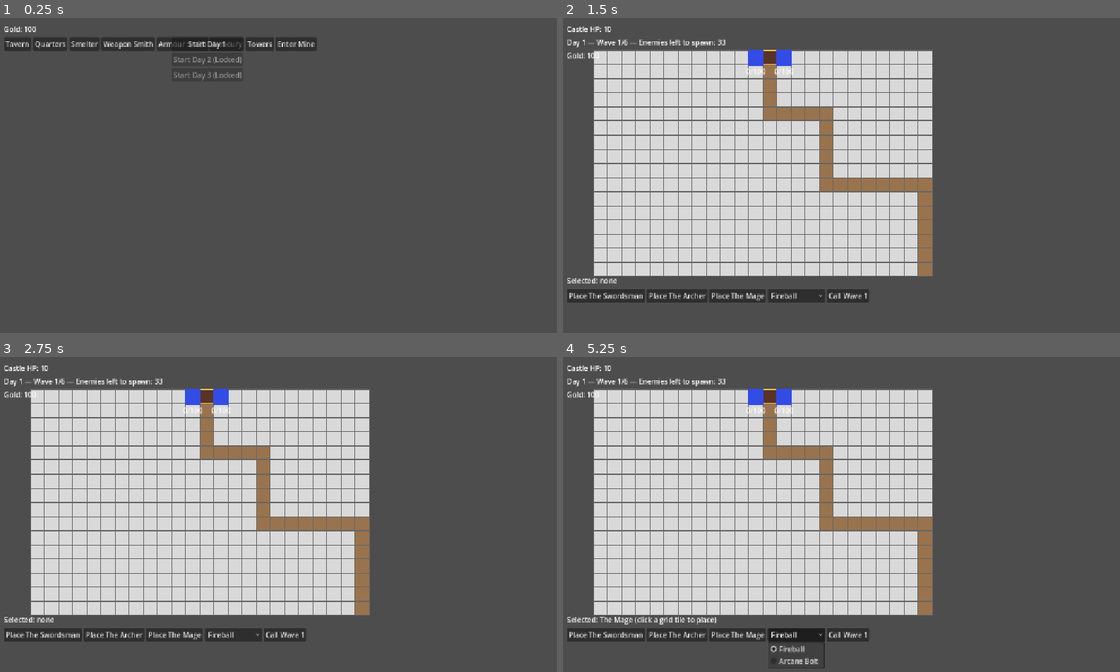
Above: before the commit, frames 1-4 (two rows, left to right).
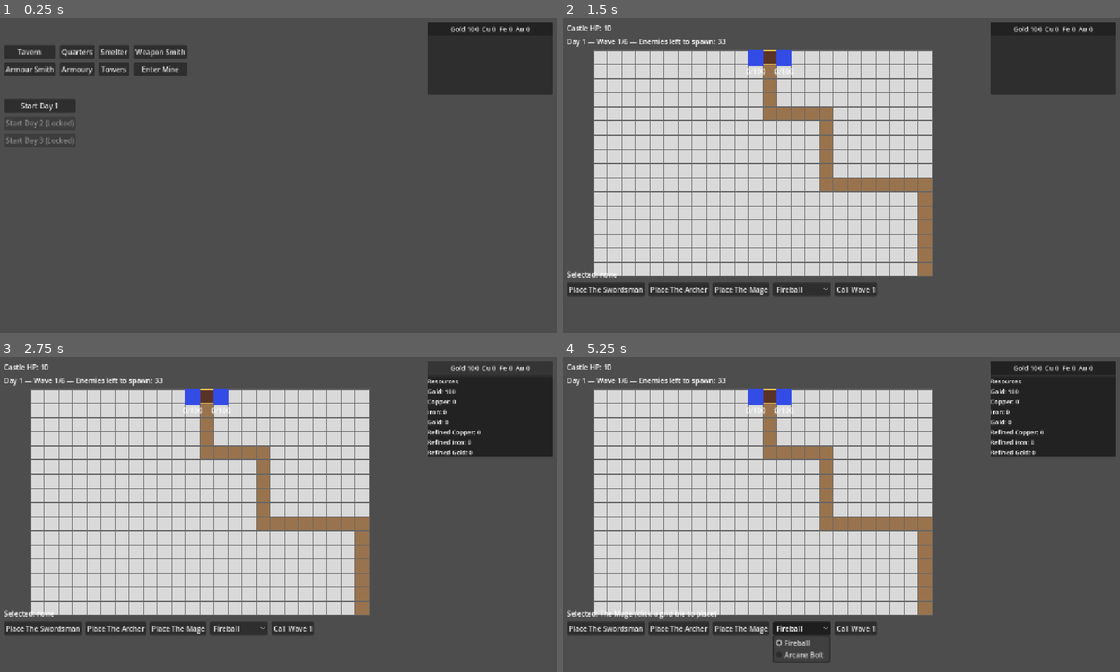
Above: after the commit, the same moments.

Repository: qzak/td-m3-game
Game: Godot game, scene res://scenes/castle/castle.tscn
Same seed, same stepped clock (60 frames per second), same inputs: the game is played once before the commit and once after it.
Inputs (mouse positions are in pixels of both pictures, inside the frame that each line leads up to):
- Up to frame 1 (0.25 s): no input
- Up to frame 2 (1.5 s): click (1053, 27) at 0.5 s, where only the run after the commit has a clickable "Gold 100 Cu 0 Fe 0 Au 0"; click "Start Day 1" at 1.25 s
- Up to frame 3 (2.75 s): click (490, 366) at 2 s, where only the run after the commit has a clickable "Gold 100 Cu 0 Fe 0 Au 0"
- Up to frame 4 (5.25 s): click "Place The Swordsman" at 2.75 s; click "Place The Archer" at 3.5 s; click "Place The Mage" at 4.25 s; click "Fireball" at 5 s

The runs differ from the first frame. In frame 1, 9.1% of the frame differs, in the area x 0-100%, y 1-41%; in frame 2, 8.1%; in frame 3, 8.8%; in frame 4, 10%, in the area x 0-100%, y 1-99%.

Commit message:
clean up hud and ui elements

Diff:
--- a/scenes/castle/castle.tscn
+++ b/scenes/castle/castle.tscn
@@ -8,6 +8,7 @@
 [ext_resource type="PackedScene" path="res://scenes/castle/buildings/armour_smith.tscn" id="6"]
 [ext_resource type="PackedScene" path="res://scenes/castle/buildings/armoury.tscn" id="7"]
 [ext_resource type="PackedScene" path="res://scenes/castle/buildings/towers.tscn" id="8"]
+[ext_resource type="PackedScene" path="res://scenes/ui/resource_hud.tscn" id="9"]
 
 [node name="Castle" type="Node2D"]
 script = ExtResource("1")
@@ -18,12 +19,11 @@
 anchor_right = 1.0
 anchor_bottom = 1.0
 
-[node name="CurrencyLabel" type="Label" parent="UI/HUD"]
-position = Vector2(20, 20)
-text = "Gold: 0"
-
-[node name="Controls" type="HBoxContainer" parent="UI/HUD"]
-position = Vector2(20, 50)
+[node name="Controls" type="GridContainer" parent="UI/HUD"]
+position = Vector2(20, 68)
+columns = 4
+theme_override_constants/h_separation = 10
+theme_override_constants/v_separation = 8
 
 [node name="TavernButton" type="Button" parent="UI/HUD/Controls"]
 text = "Tavern"
@@ -50,25 +50,28 @@
 text = "Enter Mine"
 
 [node name="DayList" type="VBoxContainer" parent="UI/HUD"]
-position = Vector2(400, 50)
+position = Vector2(20, 190)
+theme_override_constants/separation = 8
 
 [node name="TavernPanel" parent="UI/HUD" instance=ExtResource("2")]
-position = Vector2(0, 90)
+position = Vector2(280, 72)
 
 [node name="QuartersPanel" parent="UI/HUD" instance=ExtResource("3")]
-position = Vector2(0, 90)
+position = Vector2(280, 72)
 
 [node name="SmelterPanel" parent="UI/HUD" instance=ExtResource("4")]
-position = Vector2(0, 90)
+position = Vector2(280, 72)
 
 [node name="WeaponSmithPanel" parent="UI/HUD" instance=ExtResource("5")]
-position = Vector2(0, 90)
+position = Vector2(280, 72)
 
 [node name="ArmourSmithPanel" parent="UI/HUD" instance=ExtResource("6")]
-position = Vector2(0, 90)
+position = Vector2(280, 72)
 
 [node name="ArmouryPanel" parent="UI/HUD" instance=ExtResource("7")]
-position = Vector2(0, 90)
+position = Vector2(280, 72)
 
 [node name="TowersPanel" parent="UI/HUD" instance=ExtResource("8")]
-position = Vector2(0, 90)
+position = Vector2(280, 72)
+
+[node name="ResourceHUD" parent="UI/HUD" instance=ExtResource("9")]
--- a/scenes/match3/mine.tscn
+++ b/scenes/match3/mine.tscn
@@ -1,6 +1,7 @@
-[gd_scene load_steps=2 format=3]
+[gd_scene load_steps=3 format=3]
 
 [ext_resource type="Script" path="res://scripts/match3/mine_controller.gd" id="1"]
+[ext_resource type="PackedScene" path="res://scenes/ui/resource_hud.tscn" id="2"]
 
 [node name="Mine" type="Node2D"]
 script = ExtResource("1")
@@ -15,31 +16,28 @@
 
 [node name="DepthLabel" type="Label" parent="UI"]
 offset_left = 32.0
-offset_top = 82.0
+offset_top = 74.0
 text = "Mine depth: 0"
 theme_override_font_sizes/font_size = 20
 
-[node name="MaterialsLabel" type="Label" parent="UI"]
-offset_left = 32.0
-offset_top = 122.0
-text = "Materials:"
-
 [node name="StatusLabel" type="Label" parent="UI"]
 offset_left = 32.0
-offset_top = 190.0
+offset_top = 118.0
 text = "Select a tile"
 
 [node name="DescendButton" type="Button" parent="UI"]
 offset_left = 32.0
-offset_top = 240.0
+offset_top = 158.0
 offset_right = 190.0
-offset_bottom = 284.0
+offset_bottom = 202.0
 text = "Descend"
 disabled = true
 
 [node name="BackButton" type="Button" parent="UI"]
 offset_left = 32.0
-offset_top = 650.0
+offset_top = 642.0
 offset_right = 190.0
-offset_bottom = 694.0
+offset_bottom = 686.0
 text = "Return to Castle"
+
+[node name="ResourceHUD" parent="UI" instance=ExtResource("2")]
--- a/scenes/tower_defense/td_battle.tscn
+++ b/scenes/tower_defense/td_battle.tscn
@@ -1,9 +1,10 @@
-[gd_scene load_steps=5 format=3]
+[gd_scene load_steps=6 format=3]
 
 [ext_resource type="Script" path="res://scripts/tower_defense/battle_controller.gd" id="1"]
 [ext_resource type="Script" path="res://scripts/tower_defense/grid_map.gd" id="2"]
 [ext_resource type="Resource" path="res://data/waves/day_1.tres" id="3"]
 [ext_resource type="Resource" path="res://data/buildings/towers_stats.tres" id="7"]
+[ext_resource type="PackedScene" path="res://scenes/ui/resource_hud.tscn" id="8"]
 
 [node name="TDBattle" type="Node2D"]
 script = ExtResource("1")
@@ -29,32 +30,32 @@
 anchor_bottom = 1.0
 
 [node name="CastleHPLabel" type="Label" parent="UI/HUD"]
-position = Vector2(20, 20)
+position = Vector2(20, 18)
 text = "Castle HP: 10"
 
-[node name="GoldLabel" type="Label" parent="UI/HUD"]
-position = Vector2(20, 80)
-text = "Gold: 0"
-
 [node name="WaveLabel" type="Label" parent="UI/HUD"]
-position = Vector2(20, 50)
+position = Vector2(20, 48)
 text = "Day 1 — Wave 1/3 — Enemies left to spawn: 23"
 
 [node name="ResultLabel" type="Label" parent="UI/HUD"]
-position = Vector2(500, 20)
+position = Vector2(360, 18)
 text = ""
 
 [node name="SelectedLabel" type="Label" parent="UI/HUD"]
-position = Vector2(20, 590)
+position = Vector2(20, 576)
 text = "Selected: none"
 
 [node name="Controls" type="HBoxContainer" parent="UI/HUD"]
-position = Vector2(20, 620)
+position = Vector2(20, 606)
+theme_override_constants/separation = 10
 
 [node name="PlacementButtonsContainer" type="HBoxContainer" parent="UI/HUD/Controls"]
+theme_override_constants/separation = 8
 
 [node name="StartBattleButton" type="Button" parent="UI/HUD/Controls"]
 text = "Call Wave 1"
 
 [node name="ReturnToCastleButton" type="Button" parent="UI/HUD/Controls"]
 text = "Return to Castle"
+
+[node name="ResourceHUD" parent="UI/HUD" instance=ExtResource("8")]
--- /dev/null
+++ b/scenes/ui/resource_hud.tscn
@@ -0,0 +1,45 @@
+[gd_scene load_steps=2 format=3]
+
+[ext_resource type="Script" path="res://scripts/ui/resource_hud.gd" id="1"]
+
+[node name="ResourceHUD" type="Control"]
+anchor_left = 1.0
+anchor_right = 1.0
+offset_left = -300.0
+offset_top = 16.0
+offset_right = -16.0
+offset_bottom = 180.0
+script = ExtResource("1")
+
+[node name="Panel" type="PanelContainer" parent="."]
+anchor_right = 1.0
+anchor_bottom = 1.0
+
+[node name="Margin" type="MarginContainer" parent="Panel"]
+anchor_right = 1.0
+anchor_bottom = 1.0
+offset_left = 8.0
+offset_top = 8.0
+offset_right = -8.0
+offset_bottom = -8.0
+
+[node name="VBox" type="VBoxContainer" parent="Panel/Margin"]
+anchor_right = 1.0
+anchor_bottom = 1.0
+theme_override_constants/separation = 6
+
+[node name="CompactButton" type="Button" parent="Panel/Margin/VBox"]
+custom_minimum_size = Vector2(0, 30)
+text = "Gold 0  Cu 0  Fe 0  Au 0"
+theme_override_font_sizes/font_size = 15
+
+[node name="DetailsPanel" type="PanelContainer" parent="Panel/Margin/VBox"]
+visible = false
+
+[node name="DetailsLabel" type="Label" parent="Panel/Margin/VBox/DetailsPanel"]
+offset_left = 8.0
+offset_top = 8.0
+offset_right = 8.0
+offset_bottom = 8.0
+text = "Resources"
+theme_override_font_sizes/font_size = 14
--- a/scripts/castle/castle_controller.gd
+++ b/scripts/castle/castle_controller.gd
@@ -2,7 +2,6 @@
 class_name CastleController
 ## Hub scene: load the save, and switch between Tavern/Quarters panels or start a Day.
 
-@onready var currency_label: Label = $UI/HUD/CurrencyLabel
 @onready var tavern_panel: TavernController = $UI/HUD/TavernPanel
 @onready var quarters_panel: QuartersController = $UI/HUD/QuartersPanel
 @onready var smelter_panel: SmelterController = $UI/HUD/SmelterPanel
@@ -35,10 +34,8 @@
 	armoury_button.pressed.connect(func(): _show_panel(armoury_panel))
 	towers_button.pressed.connect(func(): _show_panel(towers_panel))
 	mine_button.pressed.connect(func(): get_tree().change_scene_to_file("res://scenes/match3/mine.tscn"))
-	EventBus.currency_changed.connect(_on_currency_changed)
 
 	_show_panel(null)
-	_update_currency_label()
 	_build_day_list()
 
 ## Shows exactly one building panel (or none, if panel is null) and refreshes it so its
@@ -64,9 +61,3 @@
 func _on_start_day_pressed(day_index: int) -> void:
 	GameState.selected_day_index = day_index
 	get_tree().change_scene_to_file("res://scenes/tower_defense/td_battle.tscn")
-
-func _on_currency_changed(_new_amount: int) -> void:
-	_update_currency_label()
-
-func _update_currency_label() -> void:
-	currency_label.text = "Gold: %d" % GameState.currency
--- a/scripts/match3/board.gd
+++ b/scripts/match3/board.gd
@@ -85,6 +85,13 @@
 		tiles[first.y][first.x] = first_tile
 		tiles[second.y][second.x] = second_tile
 		return false
+	animation_event.emit({
+		"type": "swap",
+		"first": first,
+		"second": second,
+		"first_tile_id": first_tile.id,
+		"second_tile_id": second_tile.id,
+	})
 	_resolve_matches()
 	return true
 
--- a/scripts/match3/mine_controller.gd
+++ b/scripts/match3/mine_controller.gd
@@ -4,6 +4,7 @@
 const BOARD_SCRIPT = preload("res://scripts/match3/board.gd")
 const BOARD_WIDTH := 10
 const BOARD_HEIGHT := 10
+const SWAP_ANIMATION_TIME := 0.14
 const CLEAR_ANIMATION_TIME := 0.18
 const GRAVITY_ANIMATION_TIME := 0.22
 const DESCEND_ANIMATION_TIME := 0.3
@@ -26,7 +27,6 @@
 	var scale: float = 1.0
 
 @onready var depth_label: Label = $UI/DepthLabel
-@onready var materials_label: Label = $UI/MaterialsLabel
 @onready var status_label: Label = $UI/StatusLabel
 @onready var back_button: Button = $UI/BackButton
 @onready var descend_button: Button = $UI/DescendButton
@@ -125,10 +125,6 @@
 
 func _update_hud() -> void:
 	depth_label.text = "Mine depth: %d" % board.depth
-	var material_text := "Materials:"
-	for material_id in ["copper", "iron", "gold"]:
-		material_text += "  %s %d" % [material_id.capitalize(), GameState.materials.get(material_id, 0)]
-	materials_label.text = material_text
 	descend_button.disabled = is_animating or not board.can_descend()
 
 func _draw() -> void:
@@ -165,6 +161,8 @@
 	while not animation_queue.is_empty():
 		var event: Dictionary = animation_queue.pop_front()
 		match event.get("type", ""):
+			"swap":
+				await _play_swap_animation(event)
 			"clear":
 				await _play_clear_animation(event.get("cells", []))
 			"gravity":
@@ -209,6 +207,50 @@
 	await tween.finished
 	for cell in clear_cells:
 		_set_visual_tile_id(cell, null)
+	animation_tiles.clear()
+	hidden_cells.clear()
+	queue_redraw()
+
+func _play_swap_animation(event: Dictionary) -> void:
+	var first: Vector2i = event.get("first", Vector2i.ZERO)
+	var second: Vector2i = event.get("second", Vector2i.ZERO)
+	if not _is_visual_cell(first) or not _is_visual_cell(second):
+		return
+
+	var first_tile_id: String = event.get("first_tile_id", "")
+	if first_tile_id.is_empty():
+		var existing_first = _get_visual_tile_id(first)
+		first_tile_id = existing_first if existing_first != null else ""
+
+	var second_tile_id: String = event.get("second_tile_id", "")
+	if second_tile_id.is_empty():
+		var existing_second = _get_visual_tile_id(second)
+		second_tile_id = existing_second if existing_second != null else ""
+
+	animation_tiles.clear()
+	hidden_cells.clear()
+	hidden_cells[_cell_key(first)] = true
+	hidden_cells[_cell_key(second)] = true
+
+	var first_tile := AnimatedTile.new()
+	first_tile.tile_id = first_tile_id
+	first_tile.position = _cell_position(first)
+	animation_tiles.append(first_tile)
+
+	var second_tile := AnimatedTile.new()
+	second_tile.tile_id = second_tile_id
+	second_tile.position = _cell_position(second)
+	animation_tiles.append(second_tile)
+
+	var tween := create_tween()
+	tween.set_parallel(true)
+	tween.tween_property(first_tile, "position", _cell_position(second), SWAP_ANIMATION_TIME).set_trans(Tween.TRANS_QUAD).set_ease(Tween.EASE_OUT)
+	tween.tween_property(second_tile, "position", _cell_position(first), SWAP_ANIMATION_TIME).set_trans(Tween.TRANS_QUAD).set_ease(Tween.EASE_OUT)
+	await tween.finished
+
+	_set_visual_tile_id(first, second_tile_id if not second_tile_id.is_empty() else null)
+	_set_visual_tile_id(second, first_tile_id if not first_tile_id.is_empty() else null)
+
 	animation_tiles.clear()
 	hidden_cells.clear()
 	queue_redraw()
--- a/scripts/tower_defense/battle_controller.gd
+++ b/scripts/tower_defense/battle_controller.gd
@@ -18,7 +18,6 @@
 @onready var step_timer: Timer = $StepTimer
 @onready var castle_hp_label: Label = $UI/HUD/CastleHPLabel
 @onready var wave_label: Label = $UI/HUD/WaveLabel
-@onready var gold_label: Label = $UI/HUD/GoldLabel
 @onready var result_label: Label = $UI/HUD/ResultLabel
 @onready var selected_label: Label = $UI/HUD/SelectedLabel
 @onready var start_button: Button = $UI/HUD/Controls/StartBattleButton
@@ -502,7 +501,6 @@
 
 func _update_hud() -> void:
 	castle_hp_label.text = "Castle HP: %d" % castle_hp
-	gold_label.text = "Gold: %d" % GameState.currency
 	var wave_display := mini(current_wave_index + 1, day_data.waves.size())
 	wave_label.text = "Day %d — Wave %d/%d — Enemies left to spawn: %d" % [
 		day_data.day_index, wave_display, day_data.waves.size(), total_enemies_remaining_to_spawn
--- /dev/null
+++ b/scripts/ui/resource_hud.gd
@@ -0,0 +1,87 @@
+extends Control
+class_name ResourceHUD
+
+const COMPACT_MATERIAL_IDS: Array[String] = ["copper", "iron", "gold"]
+const DETAIL_PRIORITY_IDS: Array[String] = [
+	"copper",
+	"iron",
+	"gold",
+	"refined_copper",
+	"refined_iron",
+	"refined_gold",
+]
+
+@onready var compact_button: Button = $Panel/Margin/VBox/CompactButton
+@onready var details_panel: PanelContainer = $Panel/Margin/VBox/DetailsPanel
+@onready var details_label: Label = $Panel/Margin/VBox/DetailsPanel/DetailsLabel
+
+var details_pinned: bool = false
+var hover_active: bool = false
+
+func _ready() -> void:
+	mouse_entered.connect(func(): _set_hover(true))
+	mouse_exited.connect(func(): _set_hover(false))
+	compact_button.pressed.connect(_on_compact_pressed)
+	EventBus.currency_changed.connect(_on_currency_changed)
+	EventBus.materials_changed.connect(_on_materials_changed)
+	_refresh_text()
+	_update_details_visibility()
+
+func _on_compact_pressed() -> void:
+	details_pinned = not details_pinned
+	_update_details_visibility()
+
+func _set_hover(active: bool) -> void:
+	hover_active = active
+	_update_details_visibility()
+
+func _update_details_visibility() -> void:
+	details_panel.visible = details_pinned or hover_active
+
+func _on_currency_changed(_new_amount: int) -> void:
+	_refresh_text()
+
+func _on_materials_changed(_material_id: String, _new_amount: int) -> void:
+	_refresh_text()
+
+func _refresh_text() -> void:
+	var compact_parts: Array[String] = ["Gold %d" % GameState.currency]
+	for material_id in COMPACT_MATERIAL_IDS:
+		compact_parts.append("%s %d" % [_short_material_name(material_id), int(GameState.materials.get(material_id, 0))])
+	compact_button.text = "  ".join(compact_parts)
+
+	var detail_lines: Array[String] = ["Resources", "Gold: %d" % GameState.currency]
+	for material_id in _ordered_detail_material_ids():
+		detail_lines.append("%s: %d" % [_full_material_name(material_id), int(GameState.materials.get(material_id, 0))])
+	details_label.text = "\n".join(detail_lines)
+
+func _ordered_detail_material_ids() -> Array[String]:
+	var ids: Array[String] = []
+	for material_id in DETAIL_PRIORITY_IDS:
+		ids.append(material_id)
+
+	var extras: Array[String] = []
+	for key in GameState.materials.keys():
+		var material_id := str(key)
+		if not ids.has(material_id):
+			extras.append(material_id)
+	extras.sort()
+	ids.append_array(extras)
+	return ids
+
+func _short_material_name(material_id: String) -> String:
+	match material_id:
+		"copper":
+			return "Cu"
+		"iron":
+			return "Fe"
+		"gold":
+			return "Au"
+		_:
+			return _full_material_name(material_id)
+
+func _full_material_name(material_id: String) -> String:
+	var words := material_id.split("_")
+	for i in range(words.size()):
+		words[i] = words[i].capitalize()
+	return " ".join(words)
Not shown: 1 places in scenes/castle/castle.tscn that only renumber resources
Not shown, changed: docs/systems/castle.md
Not shown, changed: docs/systems/match3.md
Not shown, changed: docs/systems/tower_defense.md
